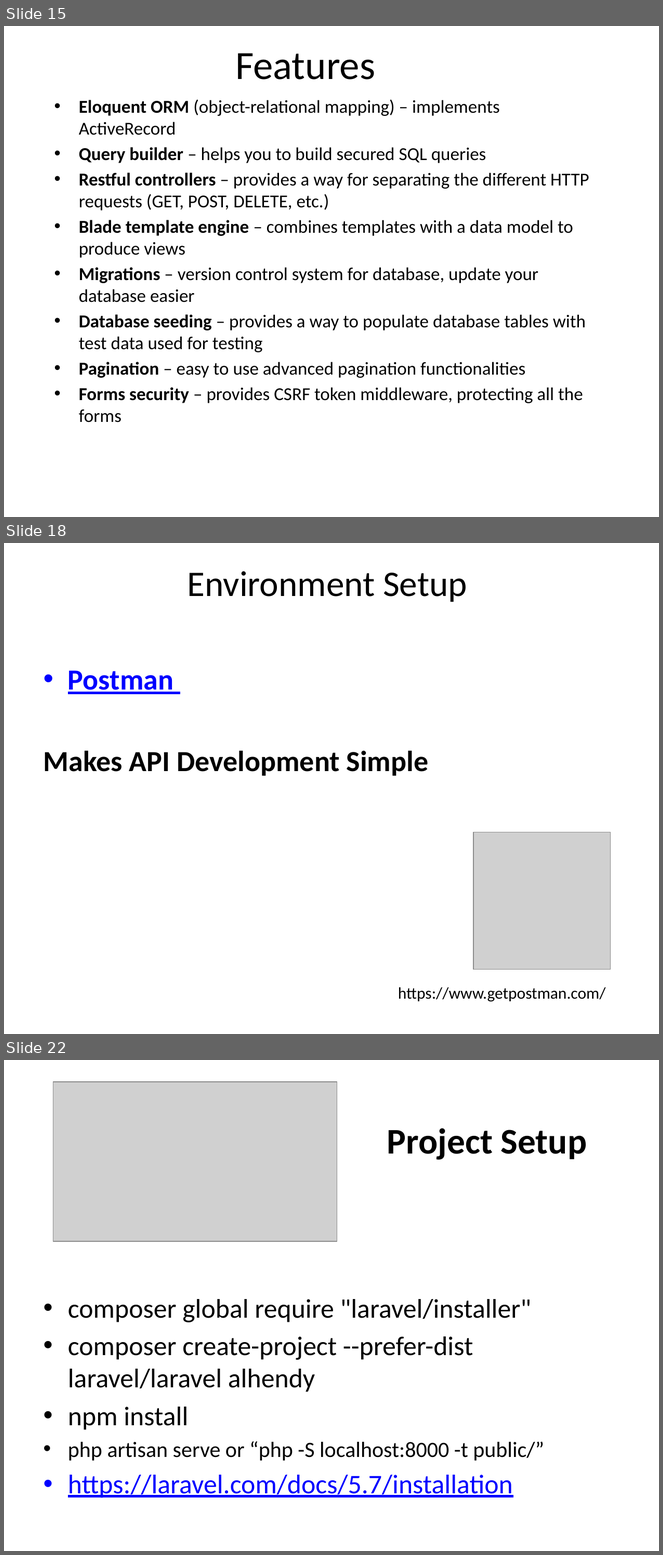
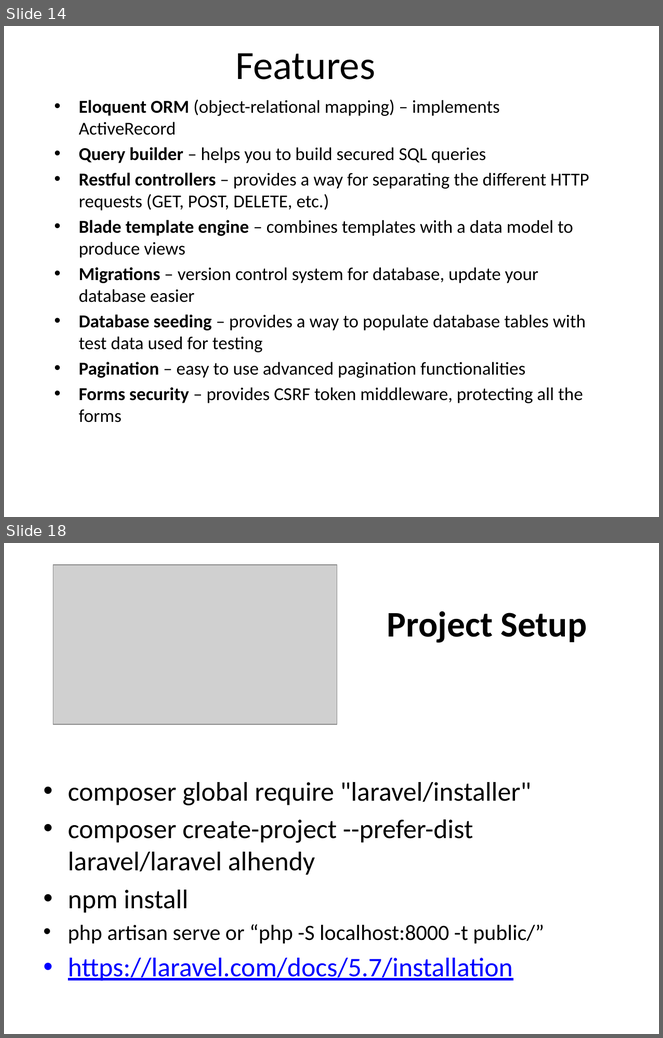
Before and after one commit to TarekSherif/LaravelCourse, a slide deck: PPT/Lec1/1-Laravel-tutorial.pptx. Shown one above the other, each under a label of ours: slides 15, 18 and 22 before the commit, slides 14 and 18 after it; the slides between them are not shown. The pictures are 663x1555 and 663x1038 pixels, drawn with LibreOffice and Linux fonts; fonts in the diff are those of the drawing; grey boxes stand for pictures. Boxes give left, top, right and bottom in pixels: in the first picture for what was removed or moved away, otherwise in the second. Text is boxed around its words. In the diff, an @@ line names an element or a change of style, - is before the commit and + after.

```diff
--- a/PPT/Lec1/1-Laravel-tutorial.pptx
+++ b/PPT/Lec1/1-Laravel-tutorial.pptx
@@ slide 18 removed at bbox=[4, 543, 659, 1034], background #FFFFFF @@
@@ title removed at bbox=[188, 571, 467, 602] @@
-Environment Setup
@@ text removed at bbox=[44, 670, 429, 776] @@
-• Postman
-Makes API Development Simple
@@ picture removed at bbox=[474, 833, 611, 969] @@
@@ text removed at bbox=[398, 988, 606, 1002] @@
-https://www.getpostman.com/
@@ what was slide 15 is now slide 14 @@
@@ what was slide 22 is now slide 18 @@
```
Also in this commit, not shown: 4 slides changed, 1 slide added, 3 other slides removed, 17 other files.
